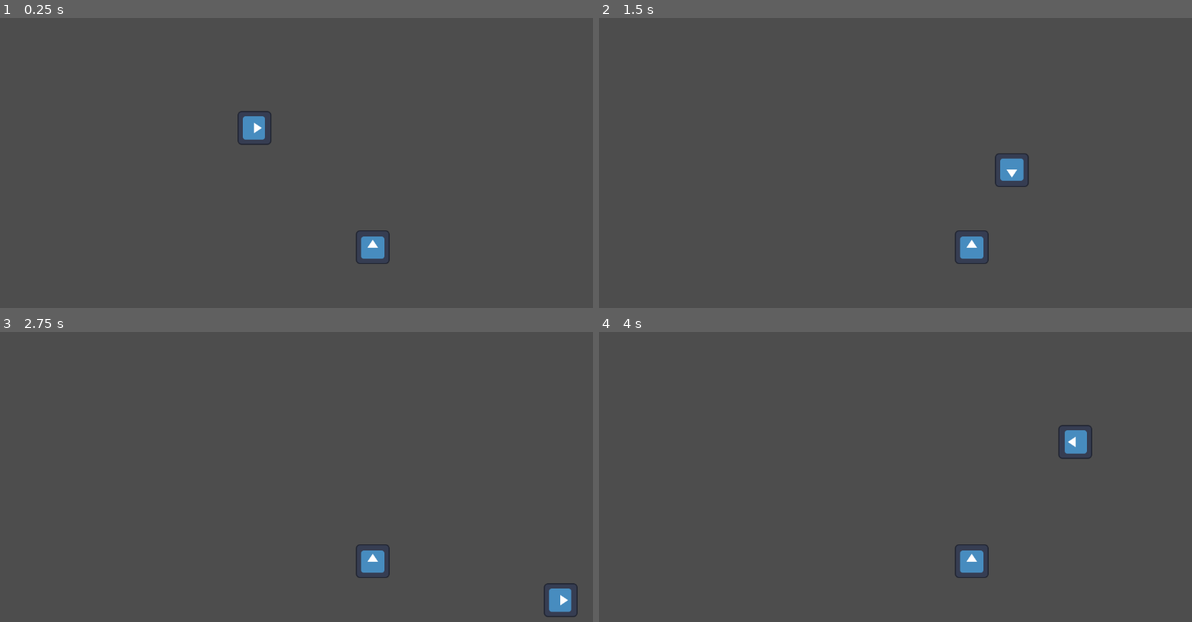
Above: before the commit, frames 1-4 (two rows, left to right).
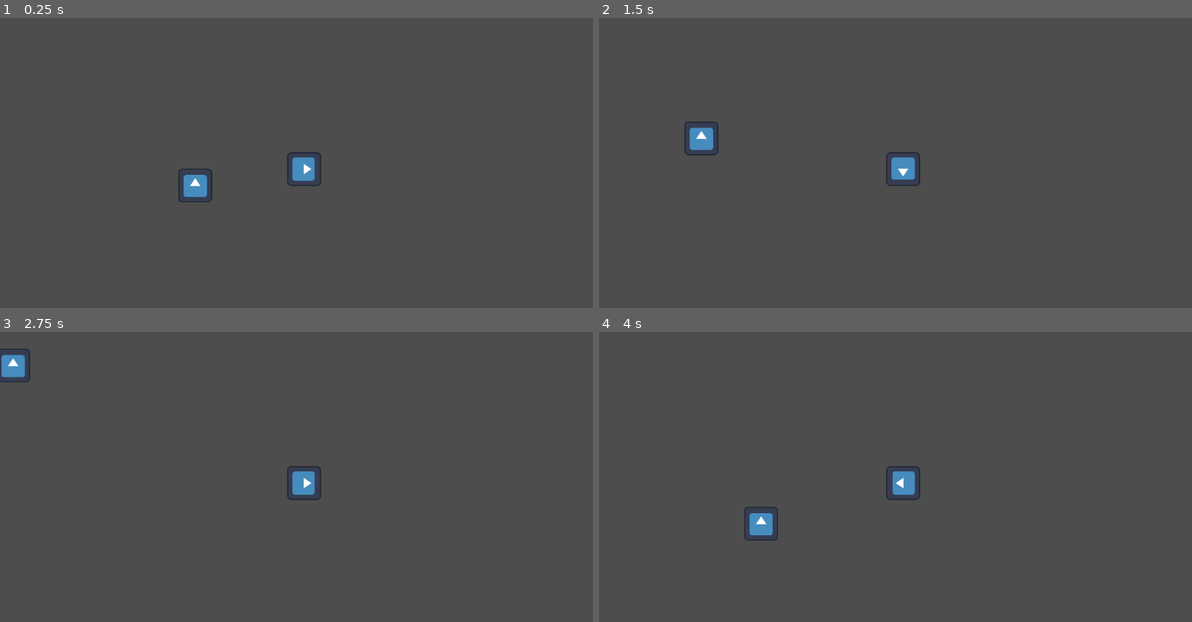
Above: after the commit, the same moments.

Repository: SneakyKnifeEars/animated-palm-tree
Game: Godot game, scene res://main.tscn
The game is run twice, just before and just after one commit, with the same random seed, the same clock (stepped at 60 frames per second) and the same inputs. The engine's default icon, where the game draws it, is replaced by a stand-in: a white triangle on a blue panel in a dark square.
Inputs:
- Up to frame 1 (0.25 s): no input
- Up to frame 2 (1.5 s): hold Right (move_right) 0.53-1.28 s; hold Down (move_down) from 1.28 s (still down)
- Up to frame 3 (2.75 s): release Down (move_down) at 2.03 s; hold Right (move_right) from 2.03 s (still down)
- Up to frame 4 (4 s): release Right (move_right) at 2.78 s; hold Up (move_up) 2.78-3.53 s; hold Left (move_left) from 3.53 s (still down)

The runs differ from the first frame. In frame 1, 1.6% of the frame differs, in the area x 30-66%, y 32-85%; in frame 2, 1.6%, in the area x 14-73%, y 35-85%; in frame 3, 1.6%; in frame 4, 1.6%.

Commit message:
enemy function, tried to make enemies spawn
enemy spawning currently broken
also adjusted player rotation behavior

Diff:
--- /dev/null
+++ b/enemy.gd
@@ -0,0 +1,15 @@
+extends Area2D
+
+@export var speed = 100
+@export var target_player: Area2D
+# Called when the node enters the scene tree for the first time.
+func _ready():
+	target_player = get_node("../Player")
+
+
+# Called every frame. 'delta' is the elapsed time since the previous frame.
+func _process(delta):
+	if (target_player != null):
+		var player_direction = position - target_player.position
+		var velocity = -1 * player_direction.normalized() * speed
+		position += velocity * delta
--- a/enemy.tscn
+++ b/enemy.tscn
@@ -1,11 +1,13 @@
-[gd_scene load_steps=3 format=3 uid="uid://csbud6f0h0u1t"]
+[gd_scene load_steps=4 format=3 uid="uid://csbud6f0h0u1t"]
 
+[ext_resource type="Script" path="res://enemy.gd" id="1_e83ss"]
 [ext_resource type="Texture2D" uid="uid://bue1ufn2mb35e" path="res://icon.svg" id="1_v43mu"]
 
 [sub_resource type="RectangleShape2D" id="RectangleShape2D_ppoa7"]
 size = Vector2(60, 58)
 
 [node name="Enemy" type="Area2D"]
+script = ExtResource("1_e83ss")
 
 [node name="CollisionShape2D" type="CollisionShape2D" parent="."]
 shape = SubResource("RectangleShape2D_ppoa7")
--- /dev/null
+++ b/main.gd
@@ -0,0 +1,17 @@
+extends Node
+
+@export var enemy_scene: PackedScene
+
+# Called when the node enters the scene tree for the first time.
+func _ready():
+	pass
+
+
+# Called every frame. 'delta' is the elapsed time since the previous frame.
+func _process(delta):
+	pass
+
+
+func _on_enemy_spawn_timer_timeout():
+	var enemy = enemy_scene.instantiate()
+	enemy.position = Vector2.ZERO
--- a/main.tscn
+++ b/main.tscn
@@ -1,12 +1,21 @@
-[gd_scene load_steps=3 format=3 uid="uid://crl13gmc7ul5b"]
+[gd_scene load_steps=4 format=3 uid="uid://crl13gmc7ul5b"]
 
 [ext_resource type="PackedScene" uid="uid://bj1cui0rvasgq" path="res://player.tscn" id="1_1y0mf"]
-[ext_resource type="PackedScene" uid="uid://csbud6f0h0u1t" path="res://enemy.tscn" id="2_y8oxd"]
+[ext_resource type="Script" path="res://main.gd" id="1_8dkri"]
+[ext_resource type="PackedScene" uid="uid://csbud6f0h0u1t" path="res://enemy.tscn" id="2_jyc3l"]
 
 [node name="main" type="Node"]
+script = ExtResource("1_8dkri")
 
 [node name="Player" parent="." instance=ExtResource("1_1y0mf")]
 position = Vector2(482, 246)
 
-[node name="Enemy" parent="." instance=ExtResource("2_y8oxd")]
-position = Vector2(706, 472)
+[node name="Camera2D" type="Camera2D" parent="Player"]
+
+[node name="Enemy" parent="." instance=ExtResource("2_jyc3l")]
+position = Vector2(251, 281)
+
+[node name="enemySpawnTimer" type="Timer" parent="."]
+wait_time = 5.0
+
+[connection signal="timeout" from="enemySpawnTimer" to="." method="_on_enemy_spawn_timer_timeout"]
--- a/player.gd
+++ b/player.gd
@@ -26,4 +26,5 @@
 		velocity = velocity.normalized() * speed
 
 	position += velocity * delta
-	rotation = velocity.angle()
+	if velocity:
+		rotation = velocity.angle()
